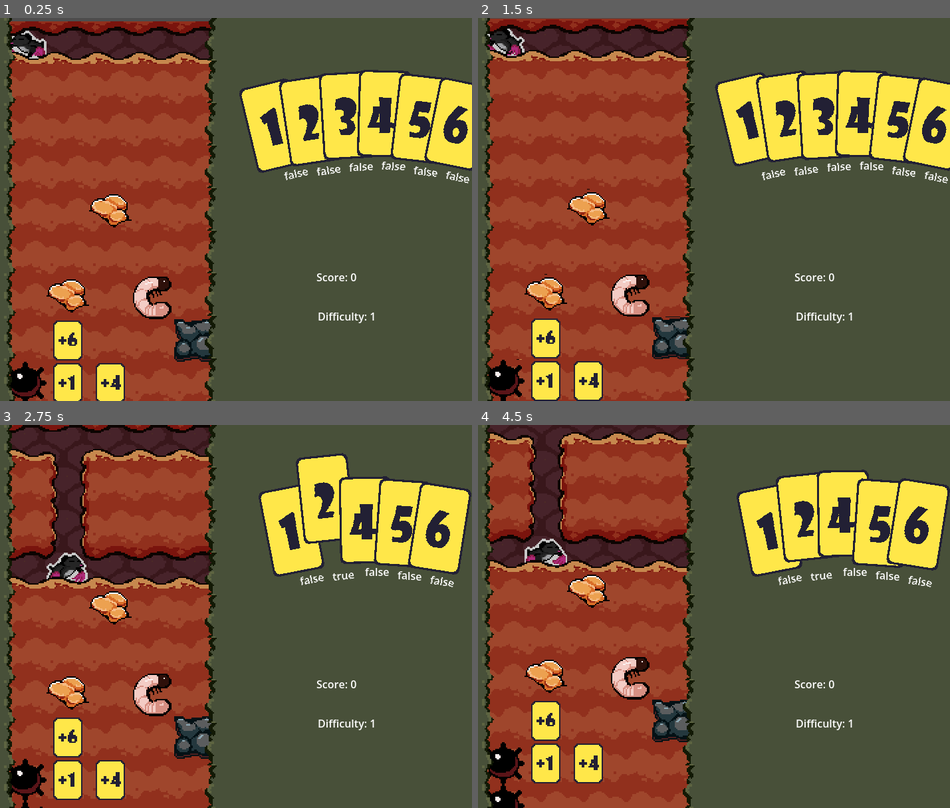
Above: before the commit, frames 1-4 (two rows, left to right).
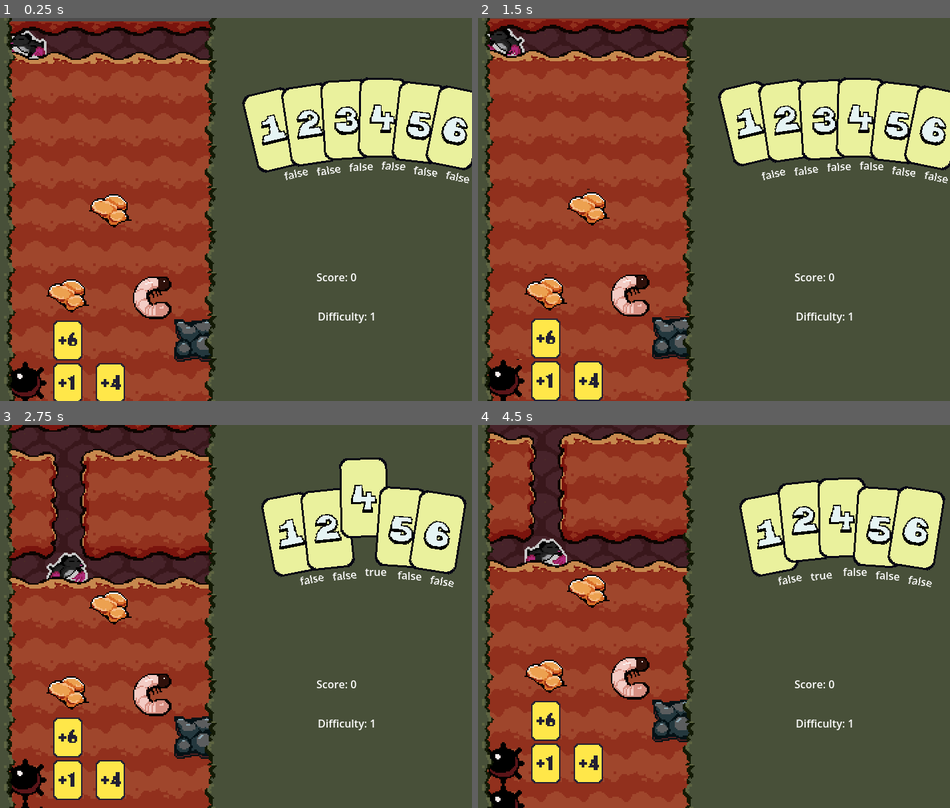
Above: after the commit, the same moments.

Repository: DogeMastr/GMTK2026
Game: Godot game, scene res://Scenes/Game/Game.tscn
Same seed, same stepped clock (60 frames per second), same inputs: the game is played once before the commit and once after it.
Inputs (mouse positions are in pixels of both pictures, inside the frame that each line leads up to):
- Up to frame 1 (0.25 s): no input
- Up to frame 2 (1.5 s): drag from (751, 125) to (501, 40) at 0.52 s; drag from (789, 121) to (501, 40) at 1.27 s
- Up to frame 3 (2.75 s): move the mouse to (349, 524) at 2.02 s; hold D (player_right) from 2.03 s (still down); click (349, 524) at 2.1 s
- Up to frame 4 (4.5 s): release D (player_right) at 2.75 s; drag from (841, 520) to (544, 440) at 2.77 s; drag from (879, 524) to (586, 432) at 3.52 s; drag from (916, 528) to (586, 467) at 4.27 s

The runs differ from the first frame. In frame 1, 11% of the frame differs, in the area x 50-100%, y 13-41%; in frame 2, 11%, in the area x 50-100%, y 13-40%; in frame 3, 11%; in frame 4, 9.9%.

Commit message:
card sprites & scale scene

Diff:
--- a/Scenes/Card/card.tscn
+++ b/Scenes/Card/card.tscn
@@ -1,19 +1,16 @@
 [gd_scene format=3 uid="uid://cdtamjm72l2y"]
 
-[ext_resource type="Texture2D" uid="uid://cr5us2yhhqksl" path="res://Assets/Art/Cards In Hand/Card1Hand.png" id="1_r5dc4"]
 [ext_resource type="Script" uid="uid://bxdfsx3m7qjej" path="res://Scenes/Card/card.gd" id="1_rffhp"]
-[ext_resource type="Texture2D" uid="uid://dm2ir72542pr2" path="res://Assets/Art/Cards In Hand/Card2Hand.png" id="2_rffhp"]
-[ext_resource type="Texture2D" uid="uid://cb523hwfd7mps" path="res://Assets/Art/Cards In Hand/Card3Hand.png" id="3_j6efv"]
-[ext_resource type="Texture2D" uid="uid://kbjhx01ufe4t" path="res://Assets/Art/Cards In Hand/Card4Hand.png" id="4_hebtv"]
-[ext_resource type="Texture2D" uid="uid://do7tbxsv53ep0" path="res://Assets/Art/Cards In Hand/Card5Hand.png" id="5_c26c2"]
-[ext_resource type="Texture2D" uid="uid://oh4lvuhgqsjl" path="res://Assets/Art/Cards In Hand/Card6Hand.png" id="6_h04vv"]
+[ext_resource type="Texture2D" uid="uid://d3fgqp04ieqf3" path="res://Assets/Art/Cards In Hand (FinalHopefully)/CardHand1.png" id="2_rffhp"]
+[ext_resource type="Texture2D" uid="uid://dmy8l8f7mcmv3" path="res://Assets/Art/Cards In Hand (FinalHopefully)/CardHand2.png" id="3_j6efv"]
+[ext_resource type="Texture2D" uid="uid://djt02i5hp6ifv" path="res://Assets/Art/Cards In Hand (FinalHopefully)/CardHand3.png" id="4_hebtv"]
+[ext_resource type="Texture2D" uid="uid://cf6r7ldduer6d" path="res://Assets/Art/Cards In Hand (FinalHopefully)/CardHand4.png" id="5_c26c2"]
+[ext_resource type="Texture2D" uid="uid://b6m8nr8hte51l" path="res://Assets/Art/Cards In Hand (FinalHopefully)/CardHand5.png" id="6_h04vv"]
+[ext_resource type="Texture2D" uid="uid://dxh2qop40gu4v" path="res://Assets/Art/Cards In Hand (FinalHopefully)/CardHand6.png" id="7_l01fu"]
 
 [sub_resource type="SpriteFrames" id="SpriteFrames_qdslu"]
 animations = [{
 "frames": [{
-"duration": 1.0,
-"texture": ExtResource("1_r5dc4")
-}, {
 "duration": 1.0,
 "texture": ExtResource("2_rffhp")
 }, {
@@ -28,6 +25,9 @@
 }, {
 "duration": 1.0,
 "texture": ExtResource("6_h04vv")
+}, {
+"duration": 1.0,
+"texture": ExtResource("7_l01fu")
 }],
 "loop": 1,
 "name": &"default",
@@ -35,20 +35,20 @@
 }]
 
 [sub_resource type="RectangleShape2D" id="RectangleShape2D_rffhp"]
-size = Vector2(72, 122)
+size = Vector2(72, 120)
 
 [node name="Card" type="Node2D" unique_id=1546118184 groups=["card"]]
 script = ExtResource("1_rffhp")
 
 [node name="CardSprites" type="AnimatedSprite2D" parent="." unique_id=882698617]
-position = Vector2(-2.3841858e-07, -63.00002)
-scale = Vector2(0.8, 0.8)
+position = Vector2(-2.3841858e-07, -60.00002)
+scale = Vector2(1.5, 1.5)
 sprite_frames = SubResource("SpriteFrames_qdslu")
 
 [node name="Area2D" type="Area2D" parent="." unique_id=109072919]
 
 [node name="CollisionShape2D" type="CollisionShape2D" parent="Area2D" unique_id=1012527170]
-position = Vector2(2, -66)
+position = Vector2(0, -60)
 shape = SubResource("RectangleShape2D_rffhp")
 
 [node name="Label" type="Label" parent="." unique_id=1036080333]
--- /dev/null
+++ b/Scenes/Scale/scale.tscn
@@ -0,0 +1,21 @@
+[gd_scene format=3 uid="uid://c0tq8sht3fmt"]
+
+[ext_resource type="Texture2D" uid="uid://shi63sm1kjrf" path="res://Assets/Art/scalesBigger.png" id="1_ff2h1"]
+
+[sub_resource type="PhysicsMaterial" id="PhysicsMaterial_ln2h6"]
+rough = true
+absorbent = true
+
+[node name="Scale" type="RigidBody2D" unique_id=1981433376]
+physics_material_override = SubResource("PhysicsMaterial_ln2h6")
+center_of_mass_mode = 1
+center_of_mass = Vector2(0, 60)
+
+[node name="Scales" type="Sprite2D" parent="." unique_id=680578084]
+position = Vector2(0, 55)
+texture = ExtResource("1_ff2h1")
+
+[node name="CollisionPolygon2D" type="CollisionPolygon2D" parent="." unique_id=1608656672]
+position = Vector2(0, 90)
+scale = Vector2(2, 2)
+polygon = PackedVector2Array(-32, -1, -25, 6, -18, 11, -10, 14, 0, 15, 9, 14, 18, 10, 25, 5, 32, -1, 31, -1, 25, 4, 18, 9, 9, 13, 0, 14, -10, 13, -18, 10, -25, 5, -31, -1)
